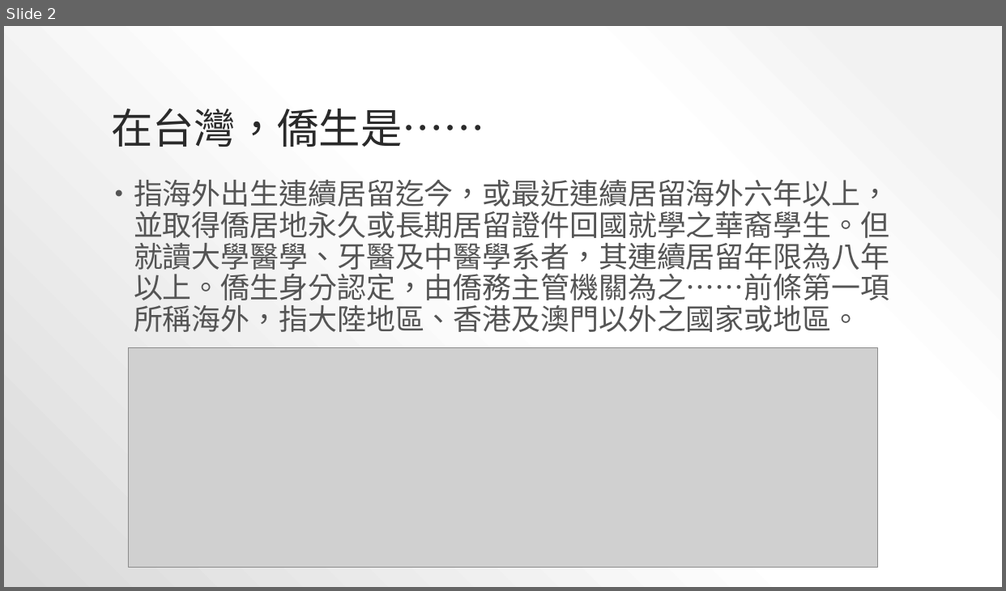
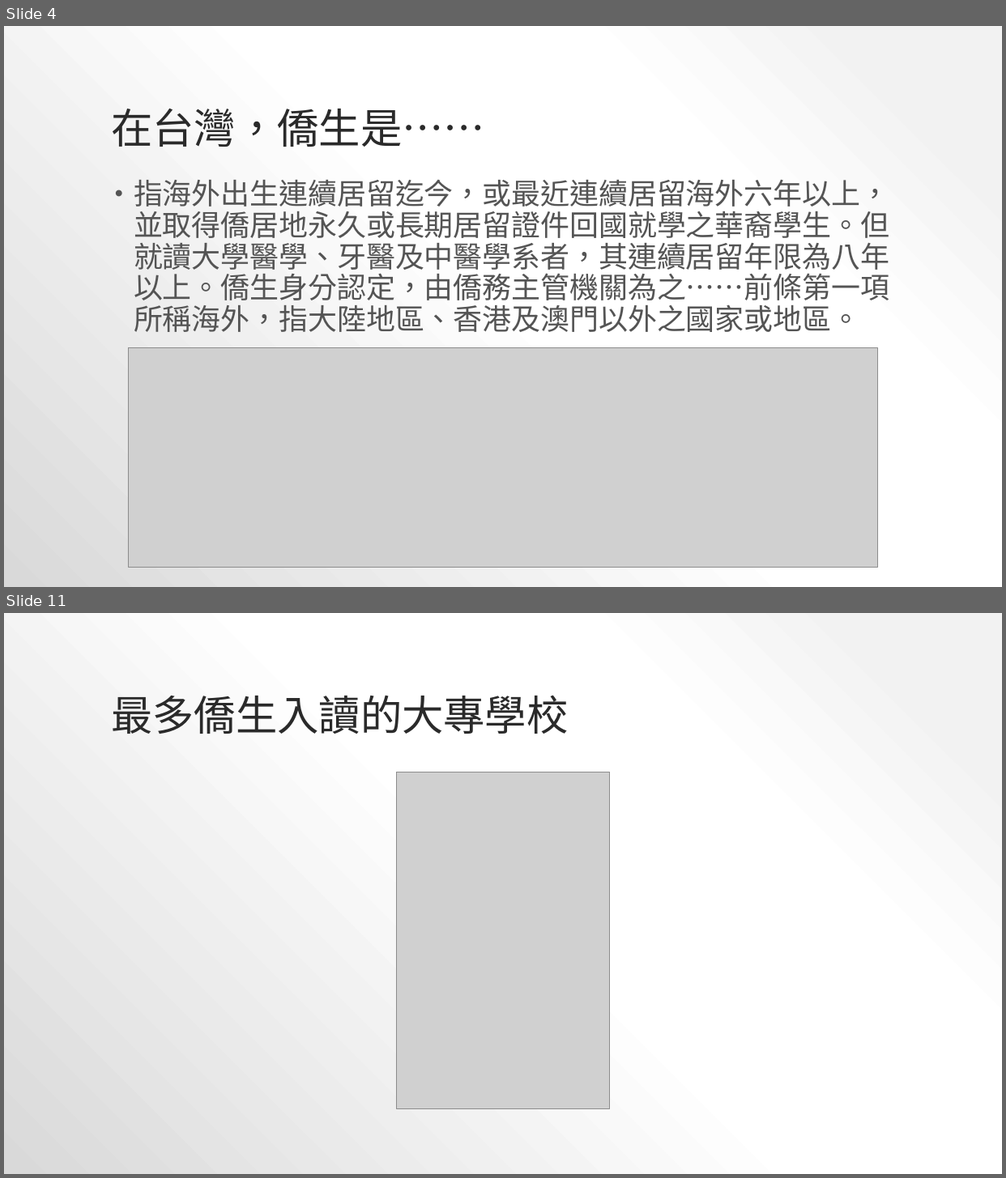
Before and after one commit to YeungSaoIan/CGUIM_BigData_FinalReport-B0344122, a slide deck: FinalReportPPT.pptx. Shown one above the other, each under a label of ours: slide 2 before the commit, slides 4 and 11 after it; the slides between them are not shown. The pictures are 1006x591 and 1006x1178 pixels, drawn with LibreOffice and Linux fonts; fonts in the diff are those of the drawing; grey boxes stand for pictures. Boxes give left, top, right and bottom in pixels: in the first picture for what was removed or moved away, otherwise in the second. Text is boxed around its words. In the diff, an @@ line names an element or a change of style, - is before the commit and + after.

```diff
--- a/FinalReportPPT.pptx
+++ b/FinalReportPPT.pptx
@@ slide 11 added at <box>4,613,1002,1174</box>, background gradient #F2F2F2 to #FFFFFF to #D9D9D9 @@
@@ title added at <box>111,695,568,734</box>, 40 pt, text #2A2A2A @@
+最多僑生入讀的大專學校
@@ picture added at <box>396,772,610,1109</box> @@
@@ what was slide 2 is now slide 4 @@
```
Also in this commit, not shown: 12 other slides added, 8 slides removed, 21 other files.
